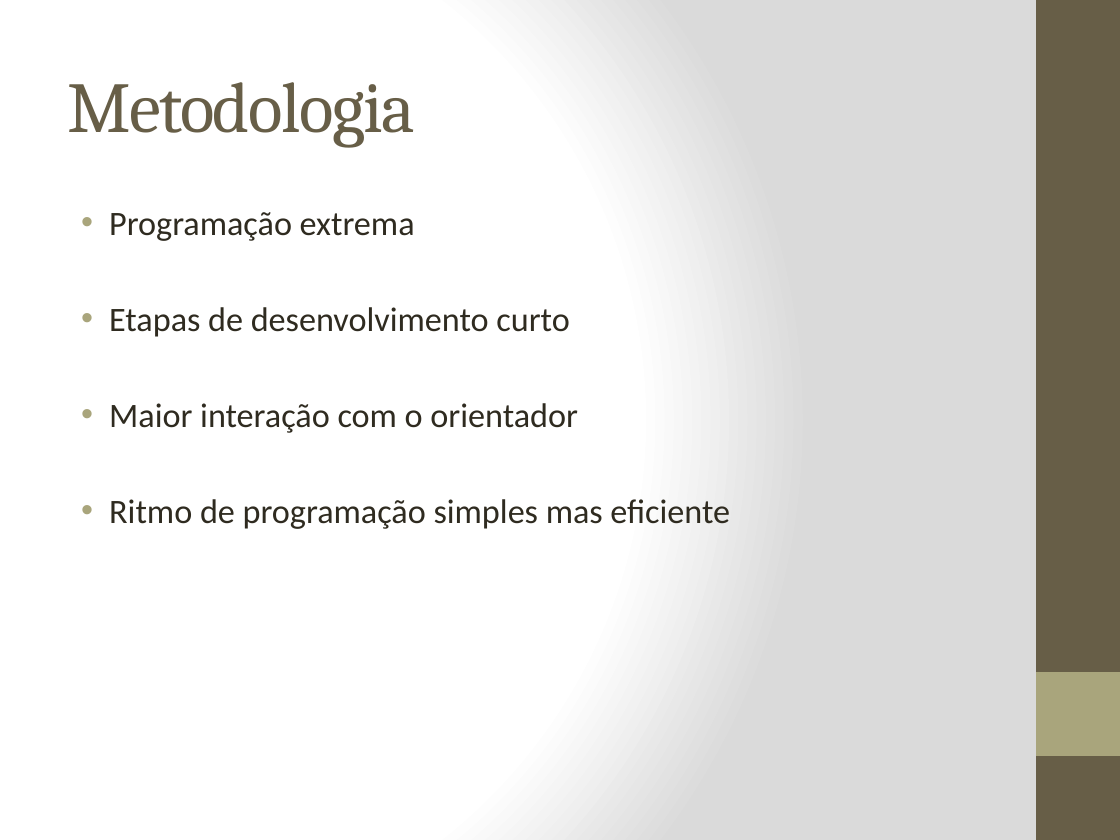
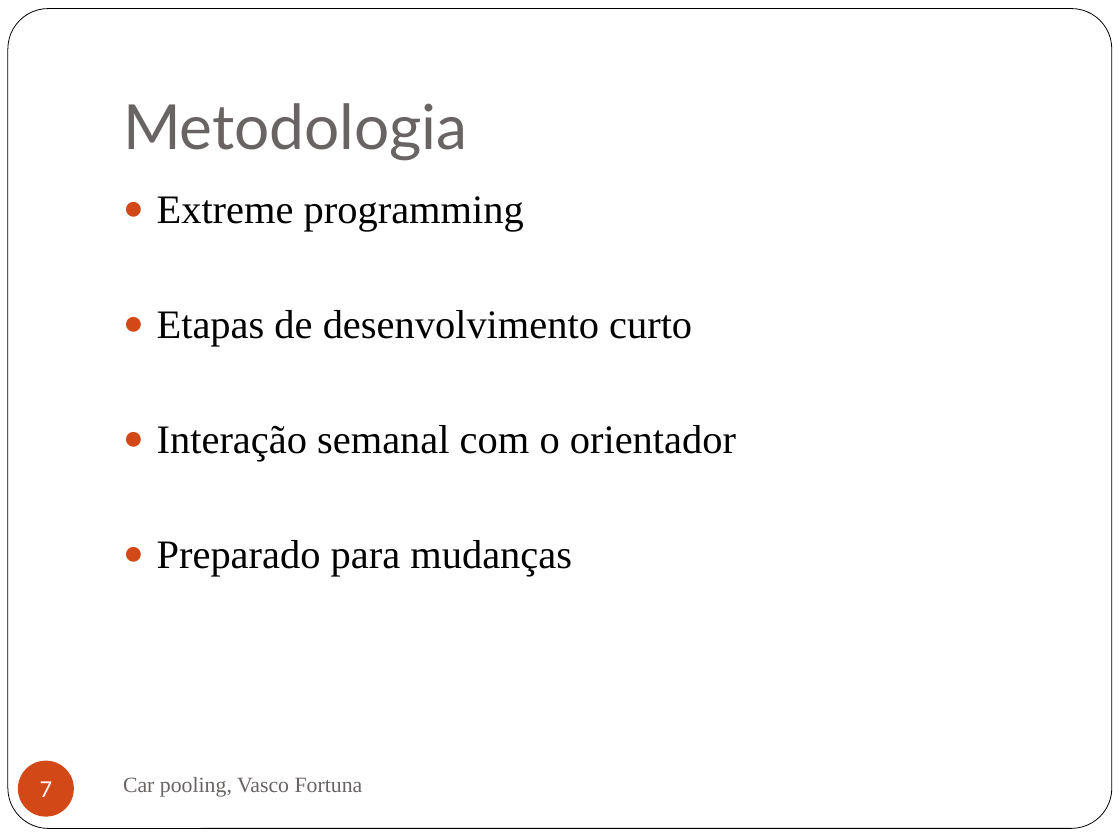
Before and after one commit to Vascomfortuna/Projeto-EI, a slide deck: slide 7 of Apresentação.pptx (slide 8 before the commit). Drawn at 1120x840 pixels with LibreOffice and Linux fonts; fonts in the diff are those of the drawing. Boxes give left, top, right and bottom in pixels: in the first picture for what was removed or moved away, otherwise in the second. Text is boxed around its words. In the diff, an @@ line names an element or a change of style, - is before the commit and + after.

```diff
--- a/Apresentação.pptx
+++ b/Apresentação.pptx
@@ background gradient #FFFFFF to #DADADA to #FFFFFF @@
@@ rounded rectangle added at bbox=[8, 9, 1112, 829], fill #FFFFFF, outline #000000 0.5 pt @@
@@ rectangle removed at bbox=[1036, 0, 1120, 840] @@
@@ title "Metodologia": place and size @@
-title "Metodologia" at bbox=[67, 82, 415, 147]
+title "Metodologia" at bbox=[123, 103, 468, 161]
@@ title "Metodologia" at bbox=[123, 103, 468, 161]: size 46 to 40 pt, font Cambria to Lato, text colour #675E47 to #696464, letter spacing -1 to 0 pt; vertical alignment middle to bottom @@
@@ text "Extreme programming": place and size @@
-text "Extreme programming" at bbox=[109, 212, 730, 529]
+text "Extreme programming" at bbox=[157, 196, 736, 577]
@@ text at bbox=[157, 196, 524, 231]: text changed; size 22 to 26 pt; font Calibri to Times New Roman; text colour #2F2B20 to #000000 @@
-• Programação extrema
+● Extreme programming
@@ text at bbox=[157, 310, 692, 346]: size 22 to 26 pt, font Calibri to Times New Roman, text colour #2F2B20 to #000000 in "Etapas de desenvolvimento curto"; bullet • to ●; more space between paragraphs; bullet colour #A9A57C to #D34817 @@
@@ text at bbox=[157, 425, 736, 577]: text changed; size 22 to 26 pt; font Calibri to Times New Roman; text colour #2F2B20 to #000000 @@
-• Maior interação com o orientador
-• Ritmo de programação simples mas eficiente
+● Interação semanal com o orientador
+● Preparado para mudanças
@@ rectangle removed at bbox=[1036, 672, 1120, 756] @@
@@ page number added at bbox=[18, 760, 74, 816], fill #D34817, 14 pt, text #FFFFFF @@
+7
@@ text added at bbox=[123, 777, 363, 797], 14 pt, text #696464 @@
+Car pooling, Vasco Fortuna
```
Also in this commit, not shown: 7 other slides changed, 4 slides added, 6 slides removed, 22 other files.
